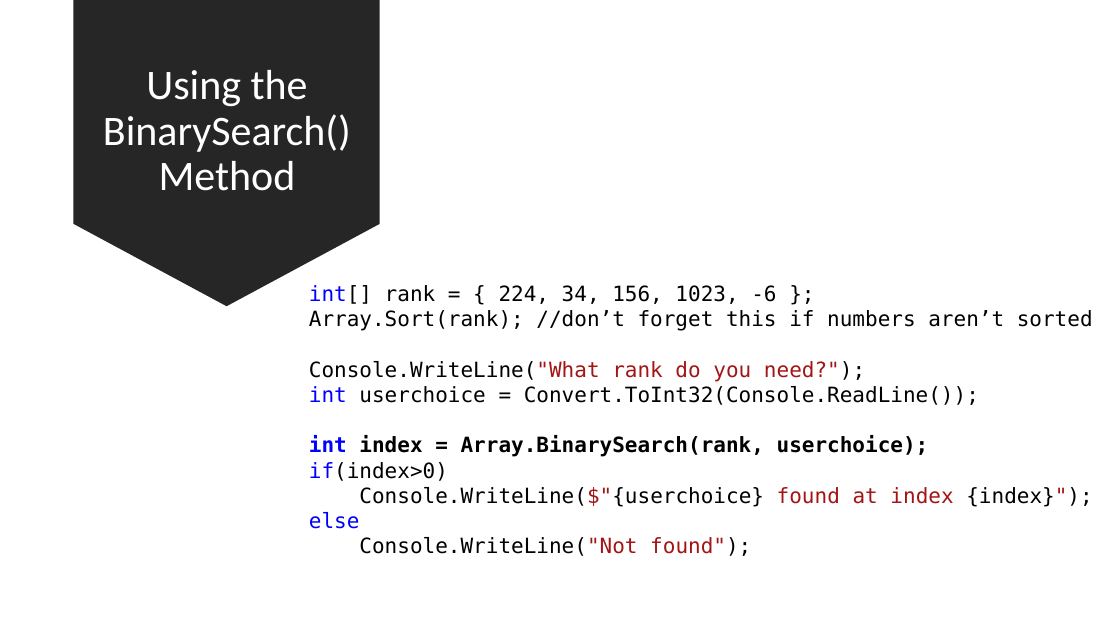
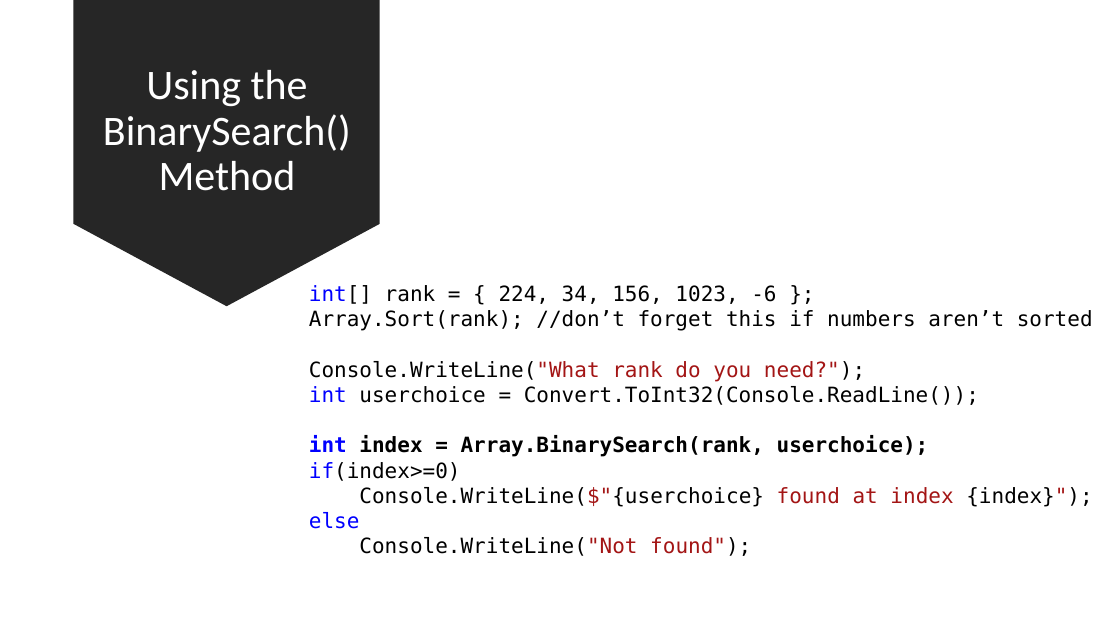
Before and after one commit to v-nys/cursusprogrammeren, a slide deck: slide 9 of _SLIDES/DEEL1/H7/6b_arrays en methoden.pptx. Drawn at 1120x630 pixels with LibreOffice and Linux fonts; fonts in the diff are those of the drawing. Boxes give left, top, right and bottom in pixels: in the first picture for what was removed or moved away, otherwise in the second. Text is boxed around its words. In the diff, an @@ line names an element or a change of style, - is before the commit and + after.

```diff
--- a/_SLIDES/DEEL1/H7/6b_arrays en methoden.pptx
+++ b/_SLIDES/DEEL1/H7/6b_arrays en methoden.pptx
@@ text at [309, 462, 461, 481]: text changed @@
-if(index>0)
+if(index>=0)
```
Also in this commit, not shown: 4 slides removed, 2 other files.
